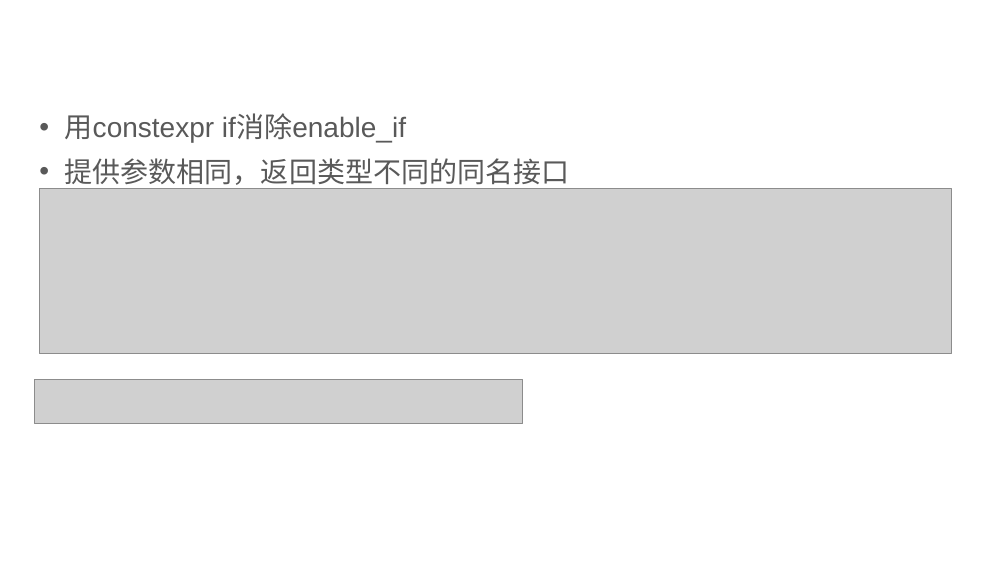
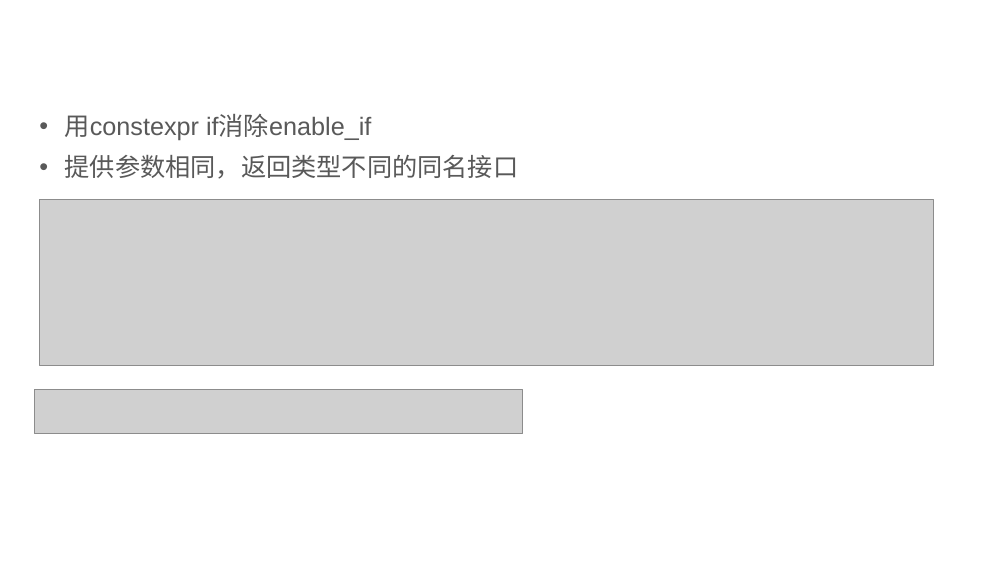
Before and after one commit to qicosmos/cppcon2017, a slide deck: slide 11 of CPP-Summit.pptx. Drawn at 1008x567 pixels with LibreOffice and Linux fonts; fonts in the diff are those of the drawing; grey boxes stand for pictures; background and template pictures are left out. Boxes give left, top, right and bottom in pixels: in the first picture for what was removed or moved away, otherwise in the second. Text is boxed around its words. In the diff, an @@ line names an element or a change of style, - is before the commit and + after.

```diff
--- a/CPP-Summit.pptx
+++ b/CPP-Summit.pptx
@@ text "用constexpr if消除enable_if" at (65, 115, 519, 179): size 20 to 18 pt @@
@@ picture: place and size @@
-picture at (39, 188, 952, 354)
+picture at (39, 200, 933, 365)
@@ picture: place and size @@
-picture at (34, 379, 522, 423)
+picture at (34, 389, 522, 433)
```
Also in this commit, not shown: 33 other slides changed.
